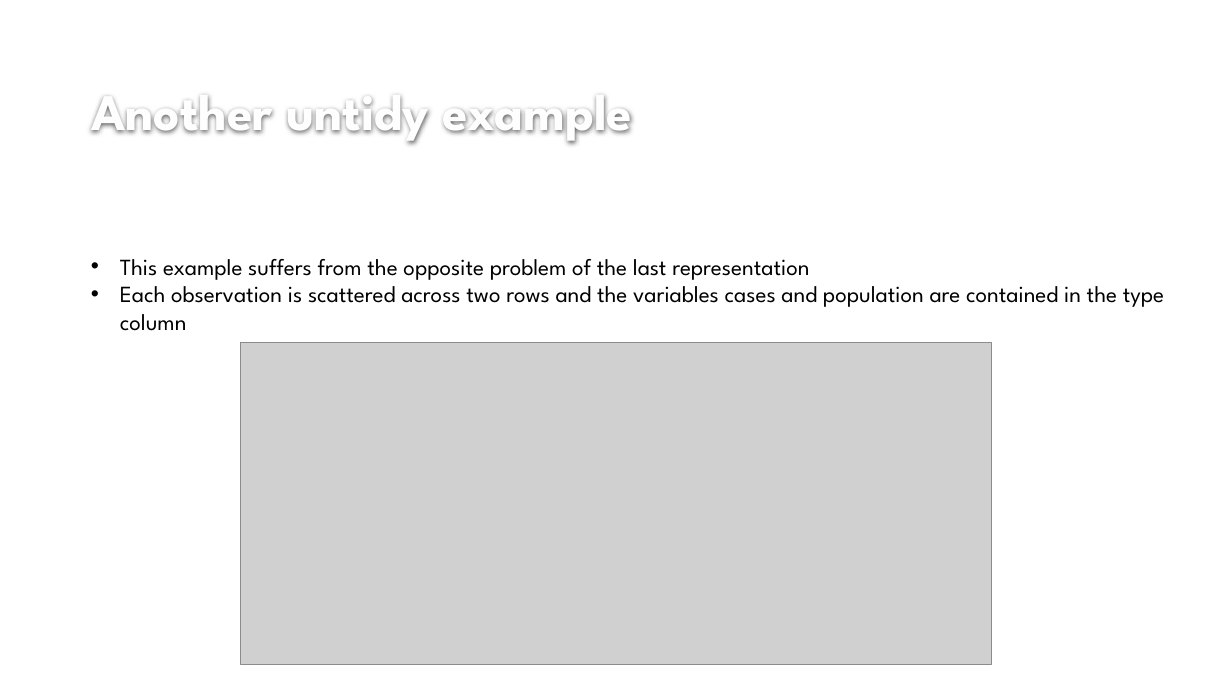
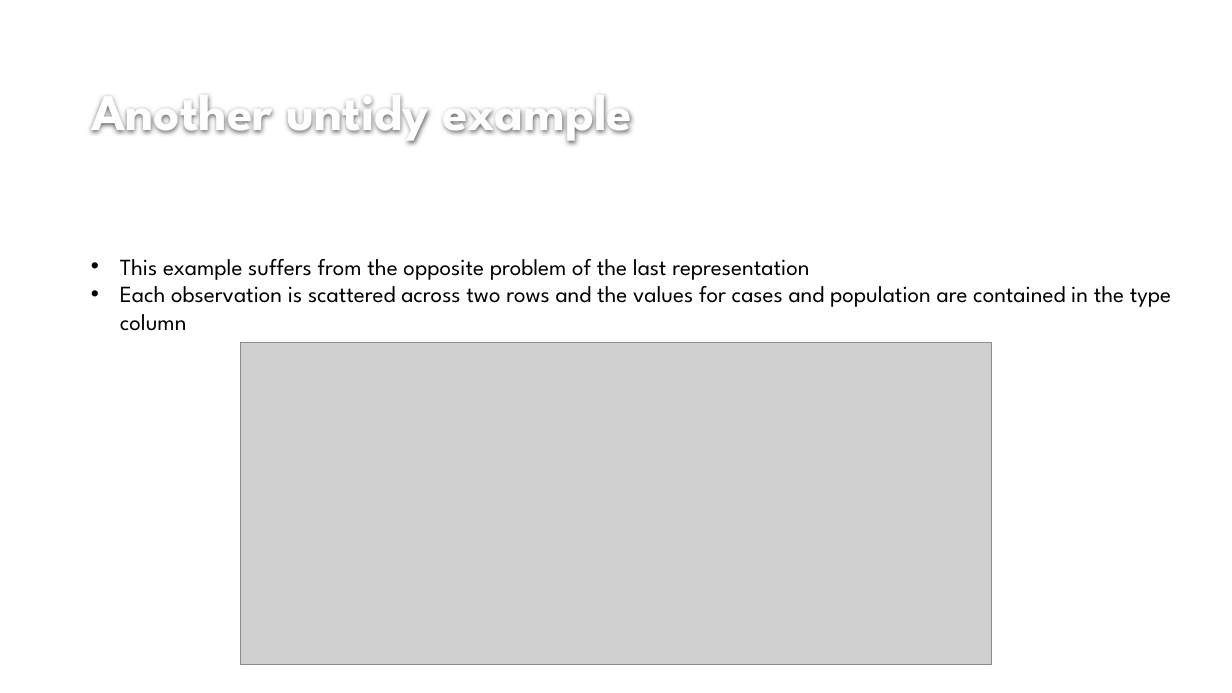
Before and after one commit to izzixcoatxs/Into_the_Tidyverse, a slide deck: slide 28 of sessions/session_four/izzie_session_four_a&b_presentation.pptx (slide 25 before the commit). Drawn at 1232x693 pixels with LibreOffice and Linux fonts; fonts in the diff are those of the drawing; grey boxes stand for pictures; background and template pictures are left out. Boxes give left, top, right and bottom in pixels: in the first picture for what was removed or moved away, otherwise in the second. Text is boxed around its words. In the diff, an @@ line names an element or a change of style, - is before the commit and + after.

Commit message:
fix typos

```diff
--- a/sessions/session_four/izzie_session_four_a&b_presentation.pptx
+++ b/sessions/session_four/izzie_session_four_a&b_presentation.pptx
@@ text at (x1=120, y1=279, x2=1171, y2=331): text changed @@
-• Each observation is scattered across two rows and the variables cases and population are contained in the type column
+• Each observation is scattered across two rows and the values for cases and population are contained in the type column
```
Also in this commit, not shown: 12 other slides changed, 8 slides added, 2 slides removed.
